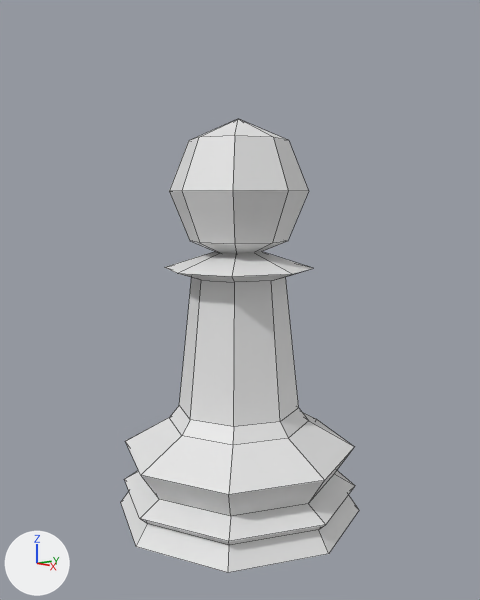
A saved change to the Blender file 004_Chess/Archive/BishopLowPoly.blend.
Both versions are drawn from a 50 mm lens placed at (7.93, -6.86, 5.11), pointed at (0.05, -0.01, 3.49). Arrows for +X, +Y and +Z are at lower left; the lights stay in place. Mesh edges are drawn as thin lines.

The first picture shows 'Bishop'.
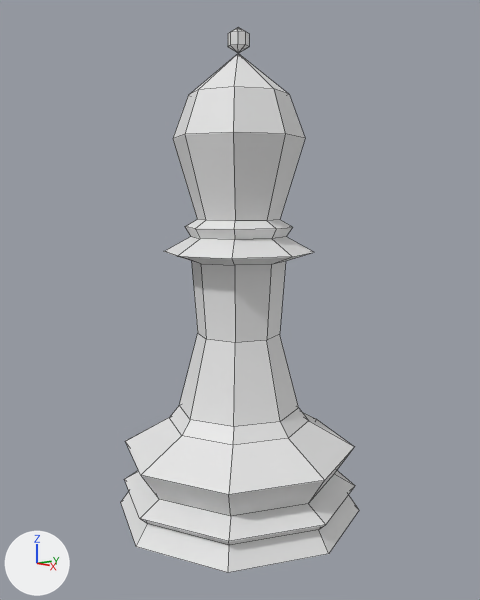
Commit message: Working on Bishop model

Pixel boxes [x1, y1, x2, y2] of what changed, in the pictures (480 x 600 px):
'Bishop', reshaped (20% taller): before [121, 119, 359, 573]; after [121, 27, 359, 573]
part 1 of me_cylinder, added: after [228, 27, 249, 53]
part 2 of me_cylinder, built on: before [165, 119, 313, 427]; after [164, 53, 313, 427]

What the commit changed:
me_cylinder is used by ob_bishop; location (0.0, 0.0, 0.0); scale (1.33, 1.33, 1.33).
me_cylinder had 106 vertices, 106 faces and spanned x -1.5..1.5, y -1.5..1.5, z 0.0..4.71.
me_cylinder now has 139 vertices, 145 faces and spans x -1.5..1.5, y -1.5..1.5, z 0.0..5.71.
me_cylinder part 1: a new loose piece, a UV sphere (8 segments, 3 rings, poles along z) spanning x -0.12..0.12, y -0.12..0.12, z 5.43..5.71.
Part 2, on me_cylinder:
9 vertices are removed from x -0.23..0.23, y -0.23..0.23, z 3.08..3.21.
17 faces are deleted.
8 vertices in x -0.58..0.58, y -0.58..0.58, z 4.47 move by (0.0, 0.0, 0.51).
33 vertices move from x -0.89..0.89, y -0.89..0.89, z 2.9..4.71 to x -0.76..0.76, y -0.76..0.76, z 2.2..5.43.
24 vertices are added at x -0.89..0.89, y -0.89..0.89, z 3.19..3.48.
32 new faces join them.
